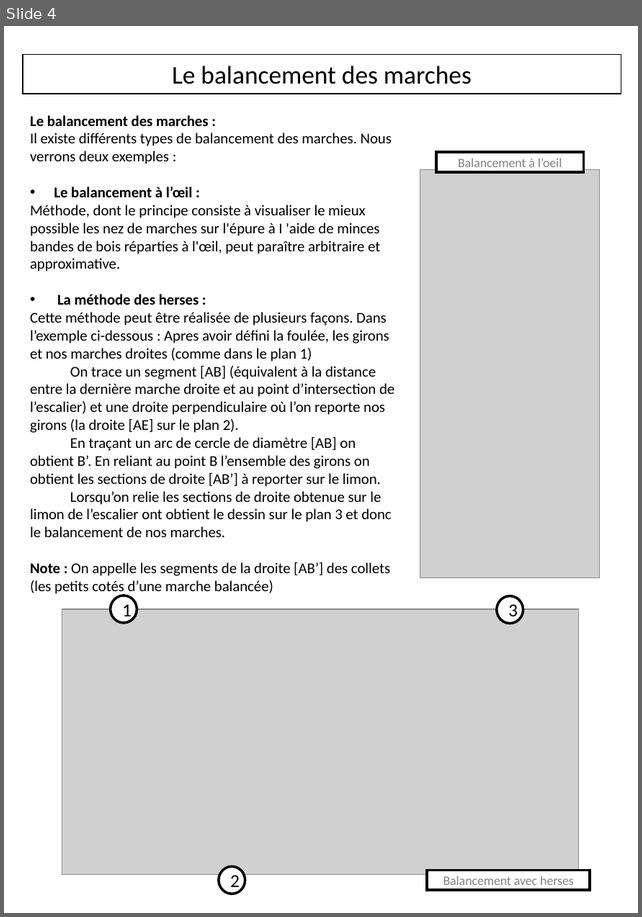
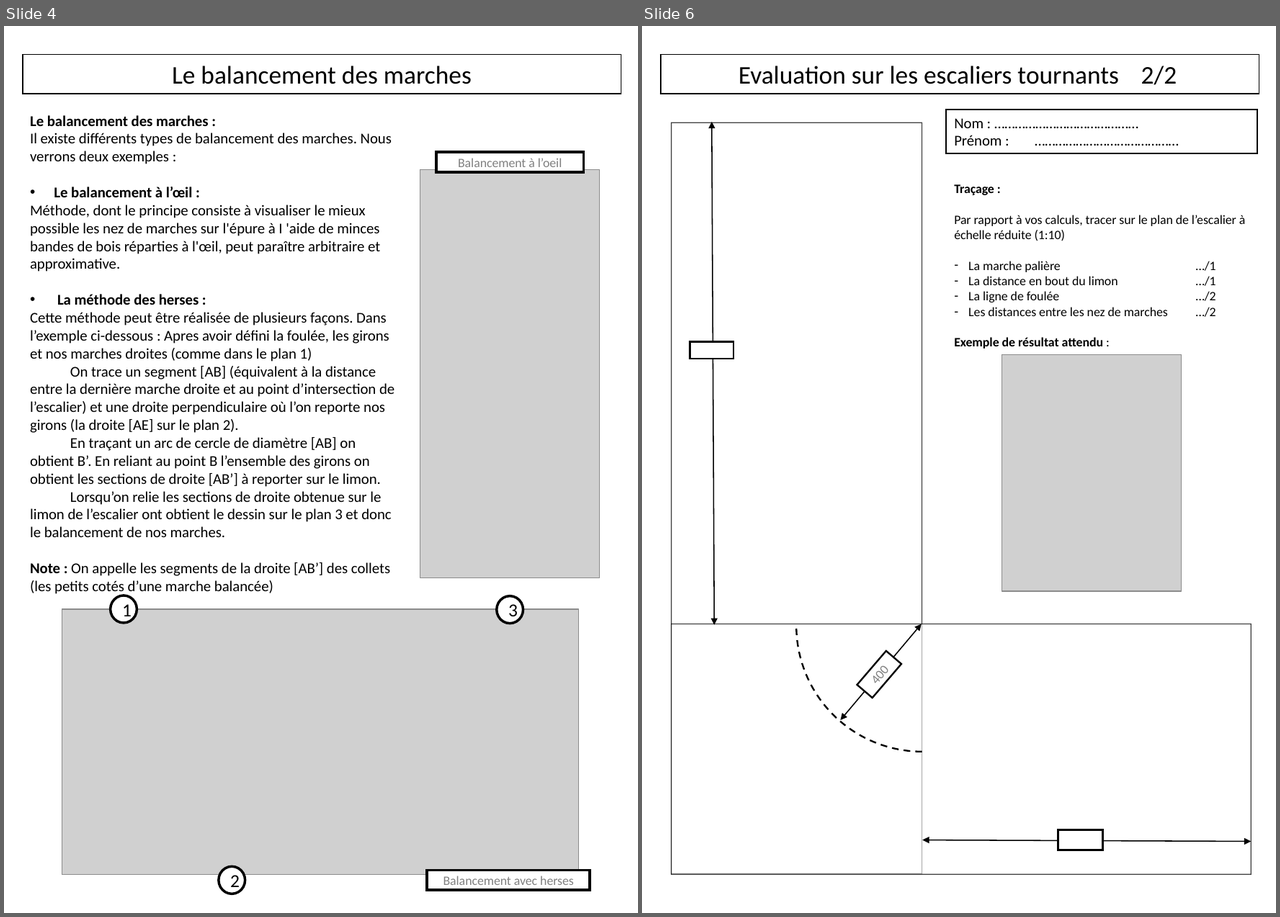
Before and after one commit to kduchevreuil/Cours-Menuiserie, a slide deck: Cours terminés/Les escaliers tournants.pptx. Shown side by side, each under a label of ours: slide 4 before the commit, slides 4 and 6 after it; the slides between them are not shown. The pictures are 642x917 and 1280x917 pixels, drawn with LibreOffice and Linux fonts; fonts in the diff are those of the drawing; grey boxes stand for pictures. Boxes give left, top, right and bottom in pixels: in the first picture for what was removed or moved away, otherwise in the second. Text is boxed around its words. In the diff, an @@ line names an element or a change of style, - is before the commit and + after.

```diff
--- a/Cours terminés/Les escaliers tournants.pptx
+++ b/Cours terminés/Les escaliers tournants.pptx
@@ slide 6 added at [642,26,1276,913], background #FFFFFF @@
@@ rectangle added at [661,54,1259,94], fill #FFFFFF, outline #000000 1 pt, 22.9 pt, text #000000 @@
+Evaluation sur les escaliers tournants 2/2
@@ rectangle added at [947,110,1257,154], fill #FFFFFF, outline #000000 1 pt, 13.3 pt, text #000000 @@
+Nom : ……………………………………
+Prénom : ……………………………………
@@ rectangle added at [671,122,921,873], fill #FFFFFF at 60% opacity, outline #000000 0.75 pt @@
@@ double arrow added from (712, 122) to (715, 625), #000000 1 pt @@
@@ text added at [954,184,1245,349], 11.4 pt, text #000000 @@
+Traçage :
+Par rapport à vos calculs, tracer sur le plan de l’escalier à échelle réduite (1:10)
+– La marche palière …/1
+– La distance en bout du limon …/1
+– La ligne de foulée …/2
+– Les distances entre les nez de marches …/2
+Exemple de résultat attendu :
@@ rectangle added at [690,341,733,359], fill #FFFFFF, outline #000000 1.5 pt @@
@@ picture added at [1002,354,1181,591] @@
@@ arc (boxed as its full ellipse) added at [797,500,1049,752], outline #000000 1.5 pt dashed @@
@@ rectangle added at [671,624,1250,875], fill #FFFFFF at 60% opacity, outline #000000 0.75 pt @@
@@ double arrow added from (921, 624) to (840, 721), #000000 1 pt @@
@@ rectangle added at [857,651,901,698], fill #FFFFFF, outline #000000 1.5 pt, 11.4 pt, text #808080 @@
+400
@@ double arrow added from (1250, 842) to (922, 841), #000000 1 pt @@
@@ rectangle added at [1058,830,1103,850], fill #FFFFFF, outline #000000 1.5 pt @@
```
Also in this commit, not shown: 1 other slide added, 4 other files.
